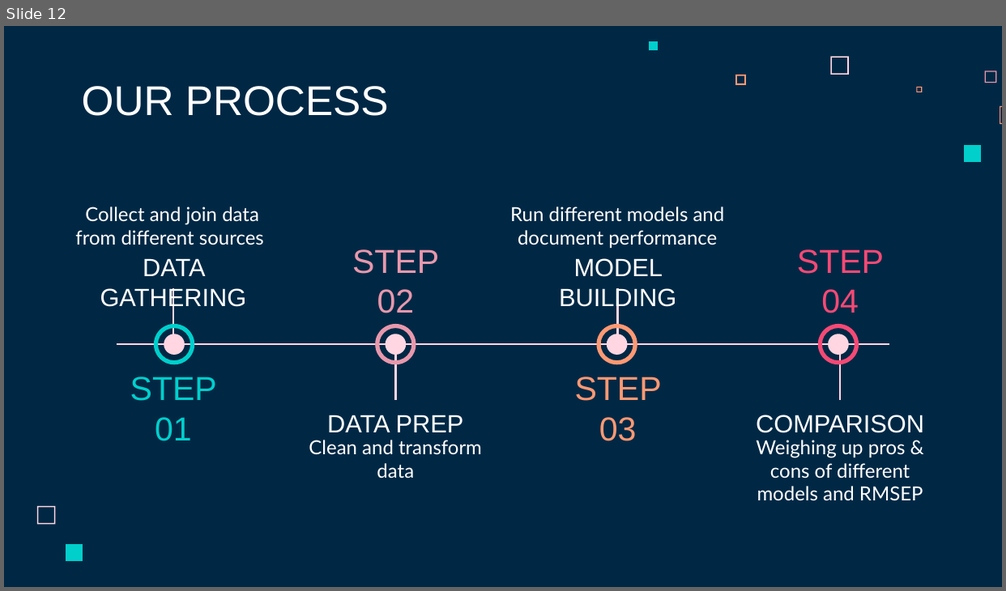
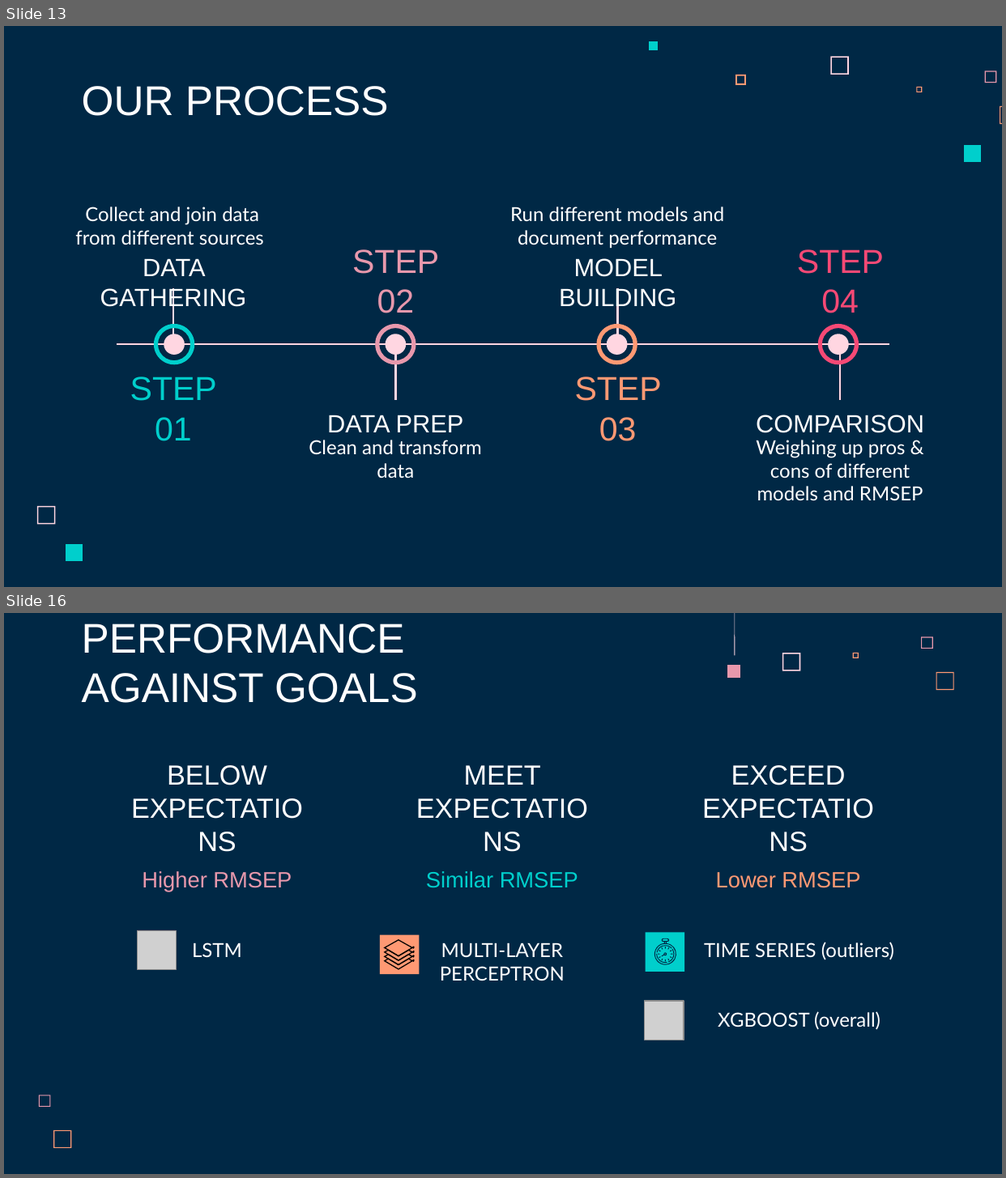
Before and after one commit to Jimbobaus/project, a slide deck: Presentation/draft_slides.pptx. Shown one above the other, each under a label of ours: slide 12 before the commit, slides 13 and 16 after it; the slides between them are not shown. The pictures are 1006x591 and 1006x1178 pixels, drawn with LibreOffice and Linux fonts; fonts in the diff are those of the drawing; grey boxes stand for pictures. Boxes give left, top, right and bottom in pixels: in the first picture for what was removed or moved away, otherwise in the second. Text is boxed around its words. In the diff, an @@ line names an element or a change of style, - is before the commit and + after.

```diff
--- a/Presentation/draft_slides.pptx
+++ b/Presentation/draft_slides.pptx
@@ slide 16 added at (x1=4, y1=613, x2=1002, y2=1174), background #002845 @@
@@ title added at (x1=82, y1=624, x2=418, y2=703), 30 pt, text #FFFFFF @@
+PERFORMANCE AGAINST GOALS
@@ freeform shape added at (x1=735, y1=613, x2=735, y2=656), fill #FFD6E1 @@
@@ freeform shape added at (x1=782, y1=653, x2=800, y2=671), fill #FFD6E1 @@
@@ freeform shape added at (x1=852, y1=653, x2=859, y2=659), fill #FF9973 @@
@@ freeform shape added at (x1=921, y1=637, x2=933, y2=649), fill #E898AC @@
@@ freeform shape added at (x1=727, y1=665, x2=740, y2=678), fill #E898AC @@
@@ freeform shape added at (x1=936, y1=672, x2=954, y2=690), fill #FF9973 @@
@@ title added at (x1=167, y1=765, x2=267, y2=786), 20 pt, text #FFFFFF @@
+BELOW EXPECTATIONS
@@ title added at (x1=464, y1=765, x2=541, y2=785), 20 pt, text #FFFFFF @@
+MEET EXPECTATIONS
@@ title added at (x1=731, y1=765, x2=846, y2=786), 20 pt, text #FFFFFF @@
+EXCEED EXPECTATIONS
@@ title added at (x1=142, y1=871, x2=292, y2=892), 16 pt, text #E898AC @@
+Higher RMSEP
@@ title added at (x1=426, y1=871, x2=578, y2=888), 16 pt, text #00CFCC @@
+Similar RMSEP
@@ title added at (x1=716, y1=872, x2=860, y2=888), 16 pt, text #FF9973 @@
+Lower RMSEP
@@ rectangle added at (x1=137, y1=931, x2=176, y2=969), fill #F64975 @@
@@ picture added at (x1=138, y1=931, x2=177, y2=969) @@
@@ subtitle added at (x1=192, y1=943, x2=242, y2=958), 14 pt, text #FFFFFF @@
+LSTM
@@ group added at (x1=380, y1=935, x2=420, y2=974): 8 freeform shapes, 1 rectangle @@
@@ subtitle added at (x1=440, y1=943, x2=565, y2=981), 14 pt, text #FFFFFF @@
+MULTI-LAYER PERCEPTRON
@@ group added at (x1=646, y1=932, x2=684, y2=971): 17 freeform shapes, 1 rectangle @@
@@ text added at (x1=704, y1=942, x2=894, y2=1030), 14 pt, text #FFFFFF @@
+TIME SERIES (outliers)
+XGBOOST (overall)
@@ picture added at (x1=645, y1=1001, x2=684, y2=1040) @@
@@ freeform shape added at (x1=39, y1=1095, x2=51, y2=1107), fill #E898AC @@
@@ freeform shape added at (x1=54, y1=1131, x2=72, y2=1149), fill #FF9973 @@
@@ what was slide 12 is now slide 13 @@
```
Also in this commit, not shown: 11 slides changed, 11 other slides added, 7 slides removed.
